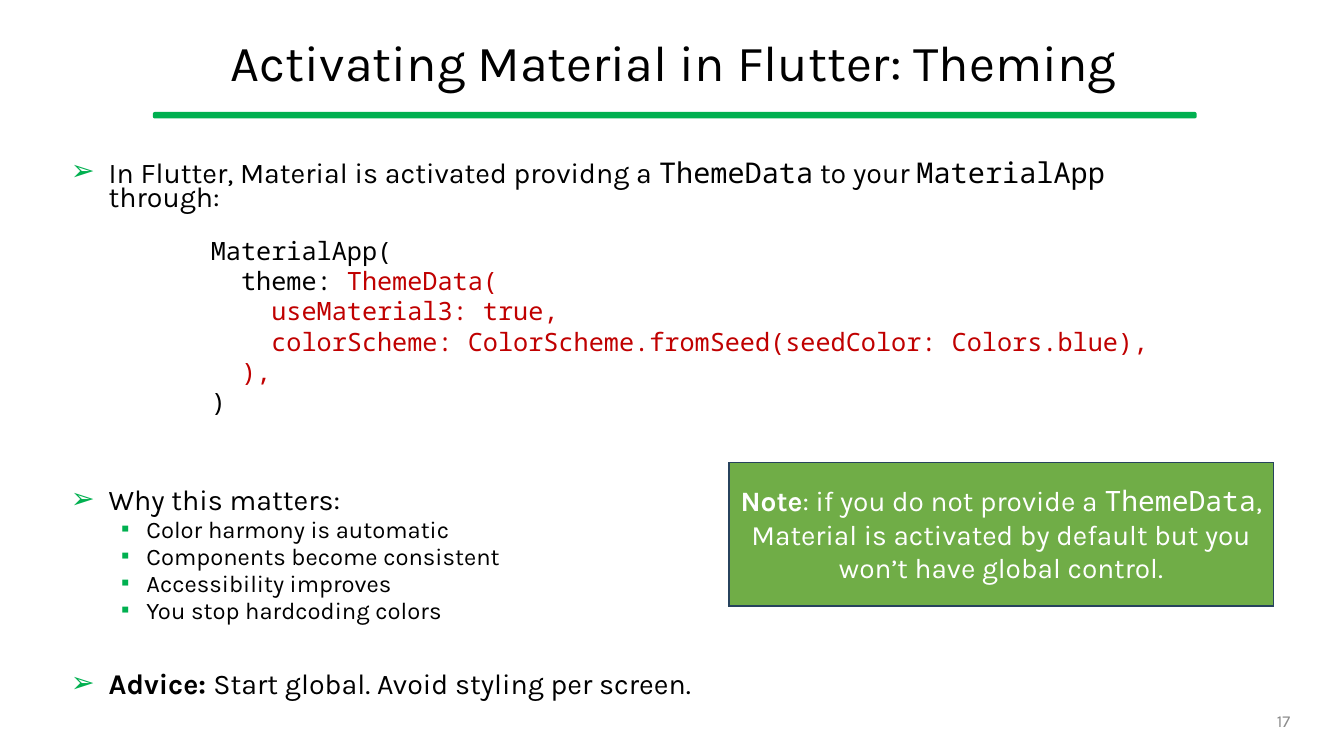
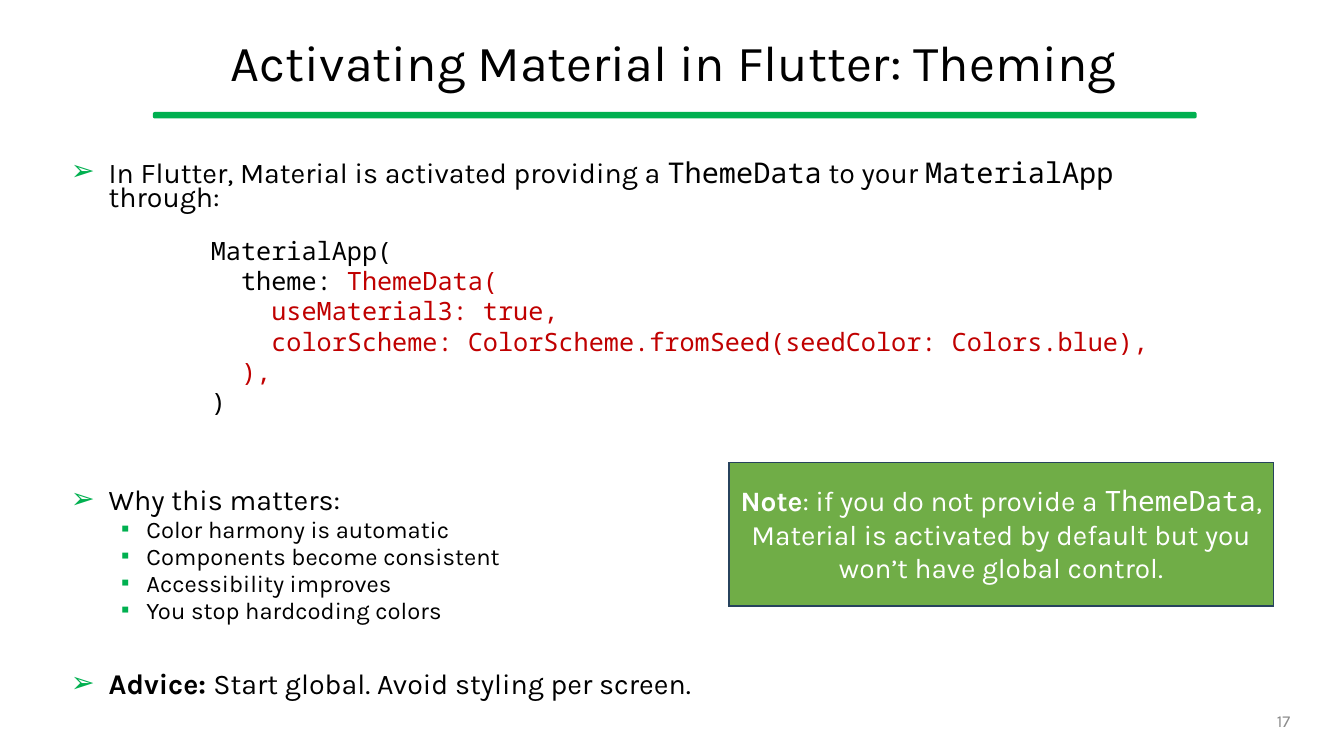
Before and after one commit to gcappon/bwthw, a slide deck: slide 17 of lesson_07-ux_and_ui_in_flutter/lesson_07-ux_and_ui_in_flutter.pptx. Drawn at 1344x756 pixels with LibreOffice and Linux fonts; fonts in the diff are those of the drawing. Boxes give left, top, right and bottom in pixels: in the first picture for what was removed or moved away, otherwise in the second. Text is boxed around its words. In the diff, an @@ line names an element or a change of style, - is before the commit and + after.

```diff
--- a/lesson_07-ux_and_ui_in_flutter/lesson_07-ux_and_ui_in_flutter.pptx
+++ b/lesson_07-ux_and_ui_in_flutter/lesson_07-ux_and_ui_in_flutter.pptx
@@ text at bbox=[109, 161, 1114, 214]: text changed @@
-➢ In Flutter, Material is activated providng a ThemeData to your MaterialApp through:
+➢ In Flutter, Material is activated providing a ThemeData to your MaterialApp through:
```
Also in this commit, not shown: 1 other file.
